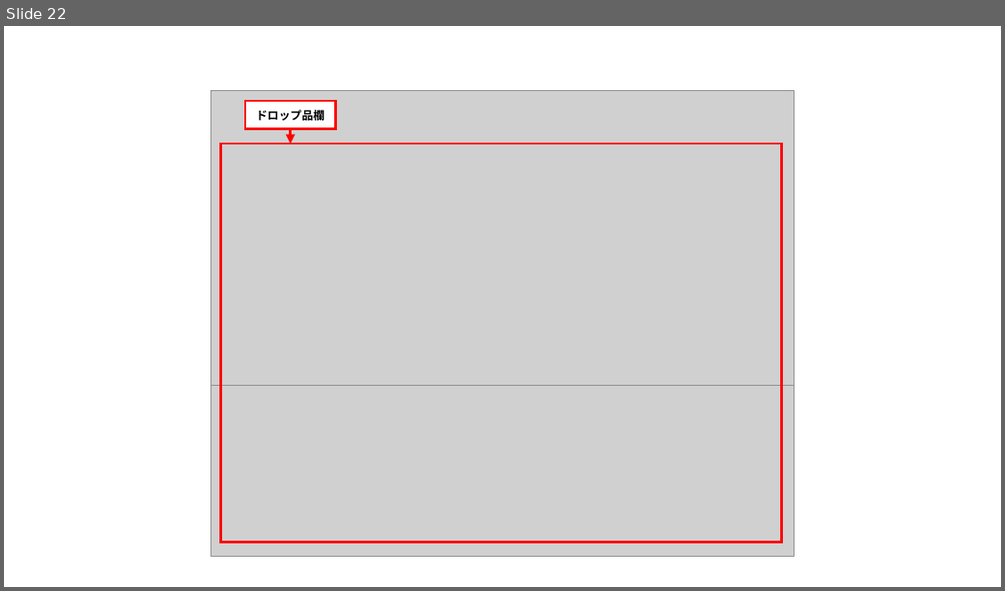
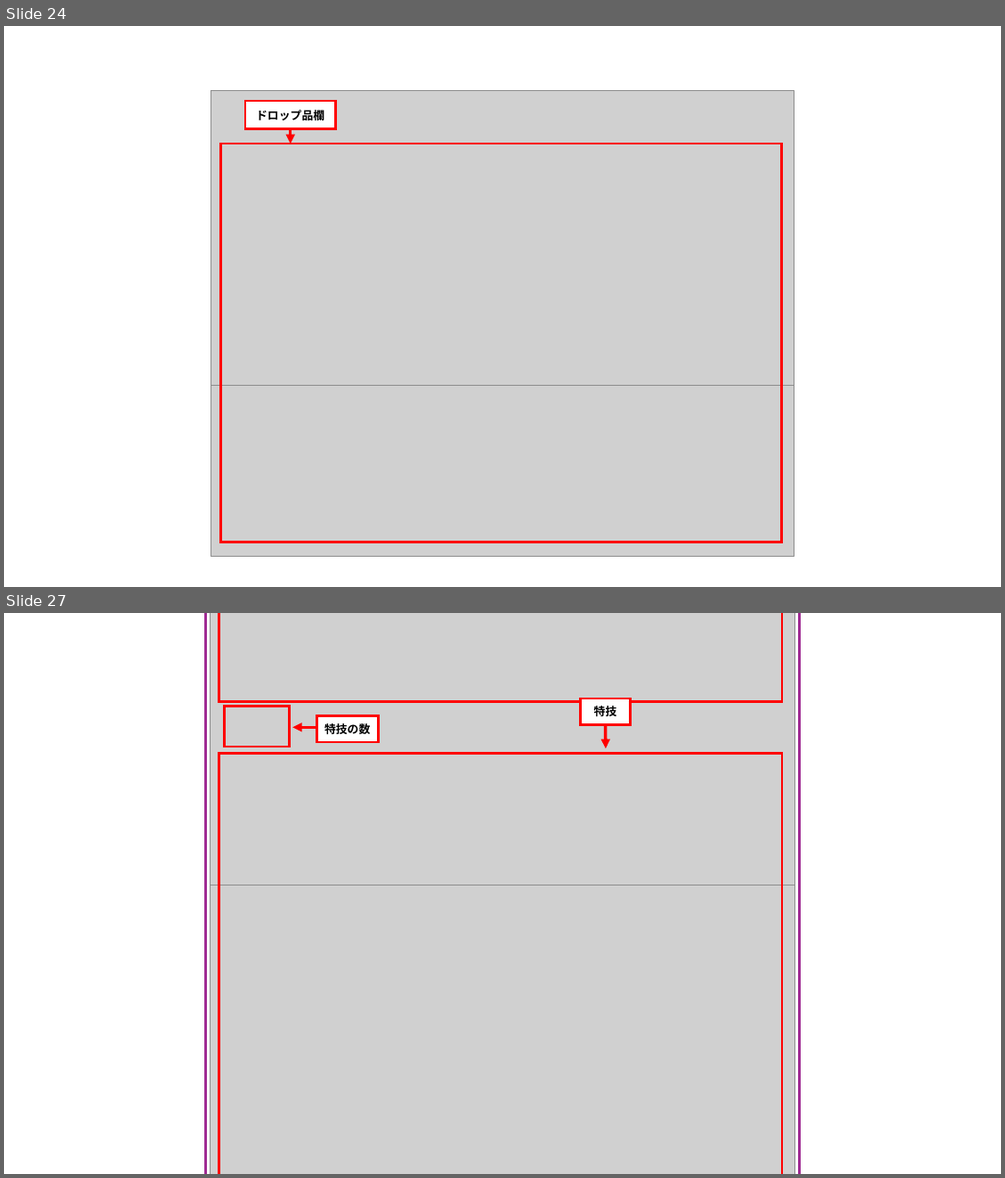
Before and after one commit to ramune428/lhtrpg_webapp_challenge, a slide deck: スクリーンショット_使い方_エネミー.pptx. Shown one above the other, each under a label of ours: slide 22 before the commit, slides 24 and 27 after it; the slides between them are not shown. The pictures are 1005x591 and 1005x1178 pixels, drawn with LibreOffice and Linux fonts; fonts in the diff are those of the drawing; grey boxes stand for pictures. Boxes give left, top, right and bottom in pixels: in the first picture for what was removed or moved away, otherwise in the second. Text is boxed around its words. In the diff, an @@ line names an element or a change of style, - is before the commit and + after.

```diff
--- a/スクリーンショット_使い方_エネミー.pptx
+++ b/スクリーンショット_使い方_エネミー.pptx
@@ slide 27 added at bbox=[4, 613, 1001, 1174], background #FFFFFF @@
@@ group added at bbox=[206, 613, 800, 1174]: 6 rectangles, 2 pictures, 2 arrows @@
+特技の数
+特技
@@ what was slide 22 is now slide 24 @@
```
Also in this commit, not shown: 8 slides changed, 4 other slides added, 28 other files.
